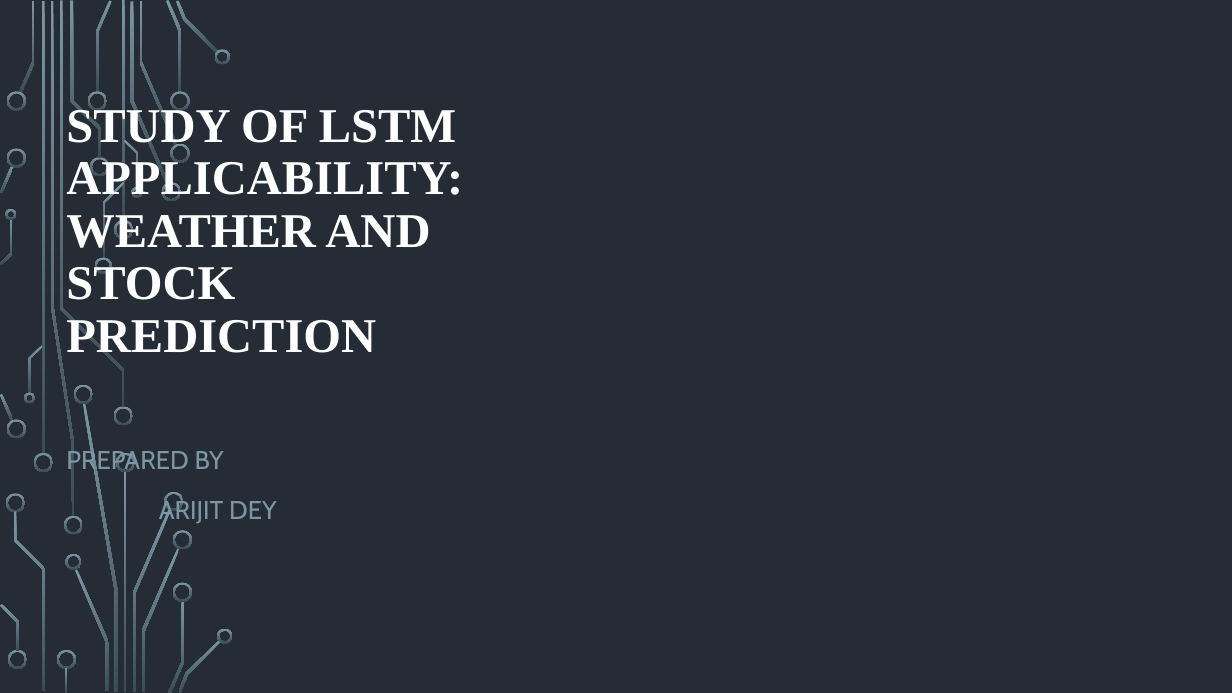
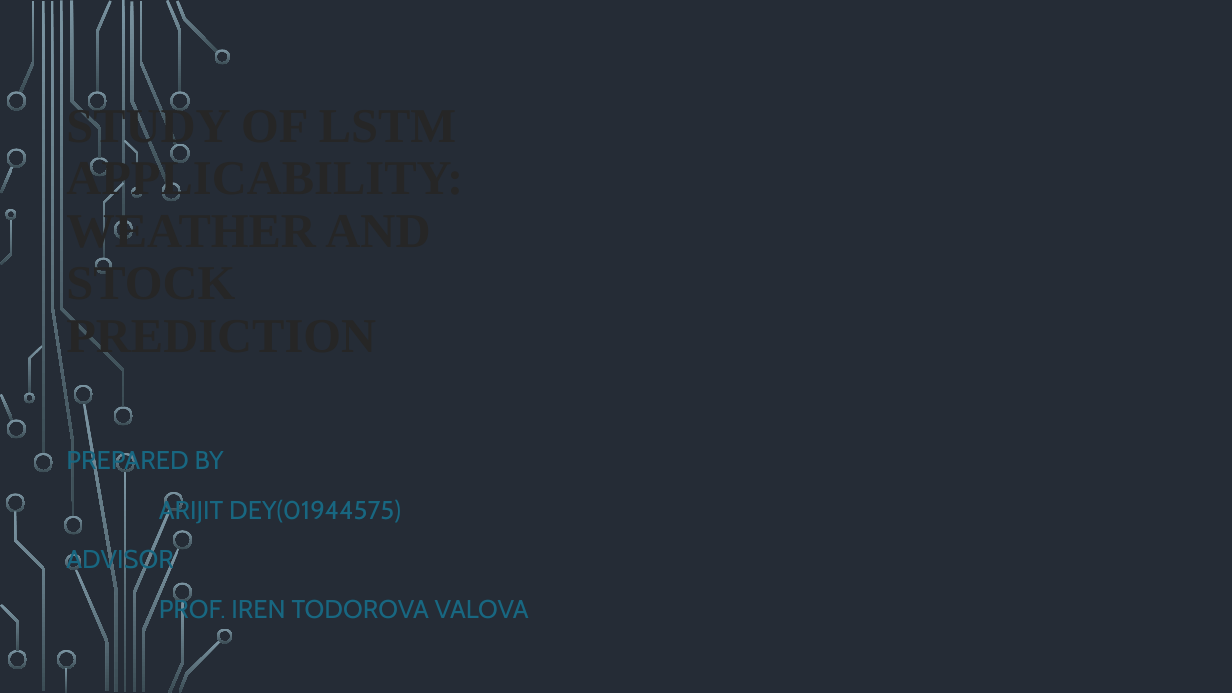
Before and after one commit to ardey-dev/DSC550, a slide deck: slide 1 of Study of LSTM applicability.pptx. Drawn at 1232x693 pixels with LibreOffice and Linux fonts; fonts in the diff are those of the drawing; background and template pictures are left out. Boxes give left, top, right and bottom in pixels: in the first picture for what was removed or moved away, otherwise in the second. Text is boxed around its words. In the diff, an @@ line names an element or a change of style, - is before the commit and + after.

```diff
--- a/Study of LSTM applicability.pptx
+++ b/Study of LSTM applicability.pptx
@@ title "STUDY OF LSTM APPLICABILITY: WEATHER ..." at bbox=[66, 104, 463, 362]: text colour #FFFFFF to #262626 @@
@@ subtitle at bbox=[66, 447, 224, 474]: text colour #7C96A3 to #186781 in "PREPARED BY" @@
@@ subtitle at bbox=[66, 497, 529, 624]: text changed; text colour #7C96A3 to #186781 @@
-ARIJIT DEY
+ARIJIT DEY(01944575)
+ADVISOR
+PROF. IREN TODOROVA VALOVA
```
